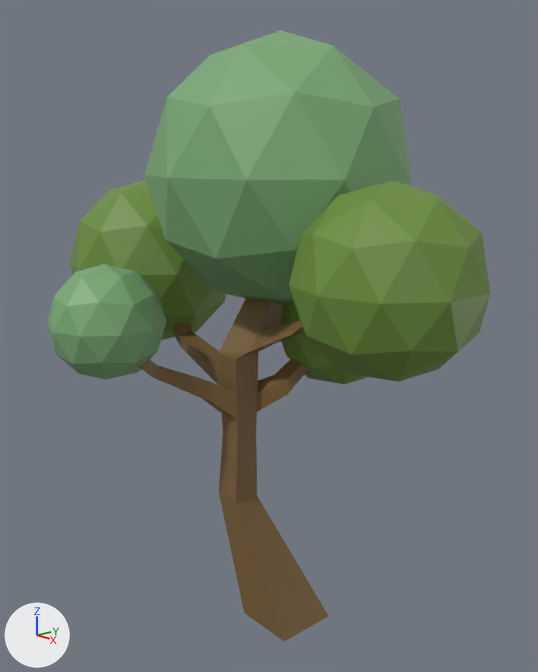
The Blender file src/assets/blender/tree2.blend, before and after one commit.
The view is the same before and after, from a camera (50 mm lens) standing at (4.1, -3.79, 3.88) and looking at (-0.21, -0.02, 2.42). The lights are fixed; the arrows at lower left show +X, +Y and +Z.
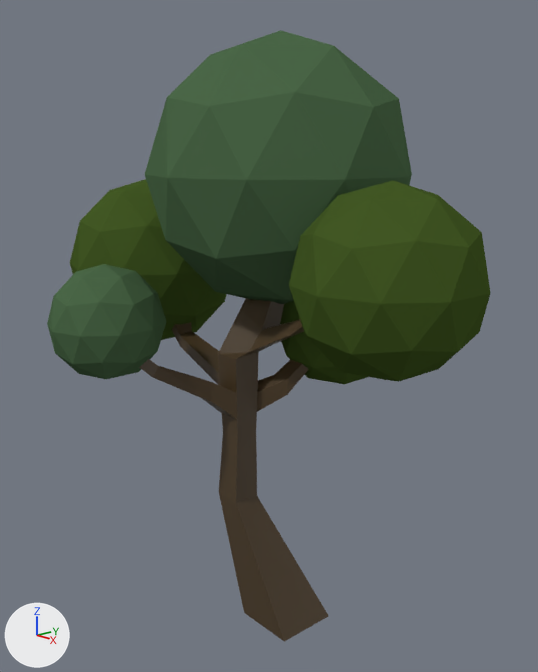
Changed parts and their boxes [x1, y1, x2, y2] in the pictures (538 x 672 px):
'Icosphere', recoloured, surface changed: [145, 30, 412, 304] in both
'Cube1', recoloured, surface changed: [289, 180, 491, 382] in both
'Cube', recoloured: [139, 298, 328, 642] in both
'Icosphere2', recoloured, surface changed: [47, 264, 166, 379] in both
'Icosphere1', recoloured, surface changed: [70, 179, 227, 340] in both
'Icosphere3', recoloured, surface changed: [280, 301, 367, 384] in both

The change, as a list of edits to the scene's bpy script:
```text
Change mat_material3:
    mat_material3.base_color: (0.199, 0.117, 0.0411) -> (0.0702, 0.0427, 0.0165)  # brown #7b6039 -> brown #4b3a23
Change mat_material1:
    mat_material1.base_color: (0.203, 0.408, 0.184) -> (0.072, 0.139, 0.0656)  # green #7cab77 -> dark green #4c6848
    add mat_material1.specular_ior_level = 0.0
    mat_material1.roughness: 0.5 -> 1.0
Change mat_material2:
    mat_material2.base_color: (0.151, 0.277, 0.0446) -> (0.0573, 0.101, 0.0187)  # green #6c903c -> dark green #445925
    add mat_material2.specular_ior_level = 0.0
    mat_material2.roughness: 0.5 -> 1.0
```
